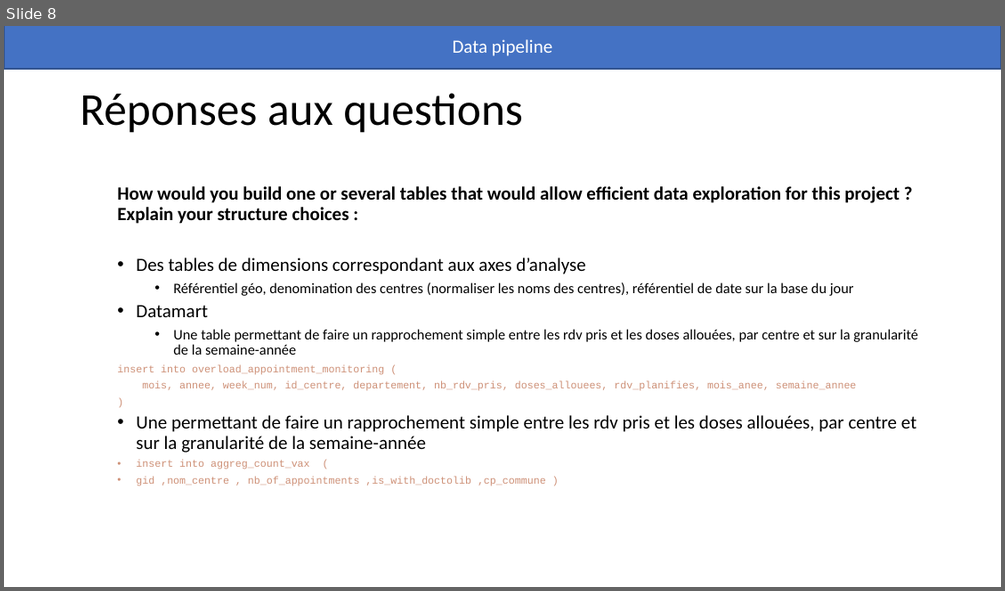
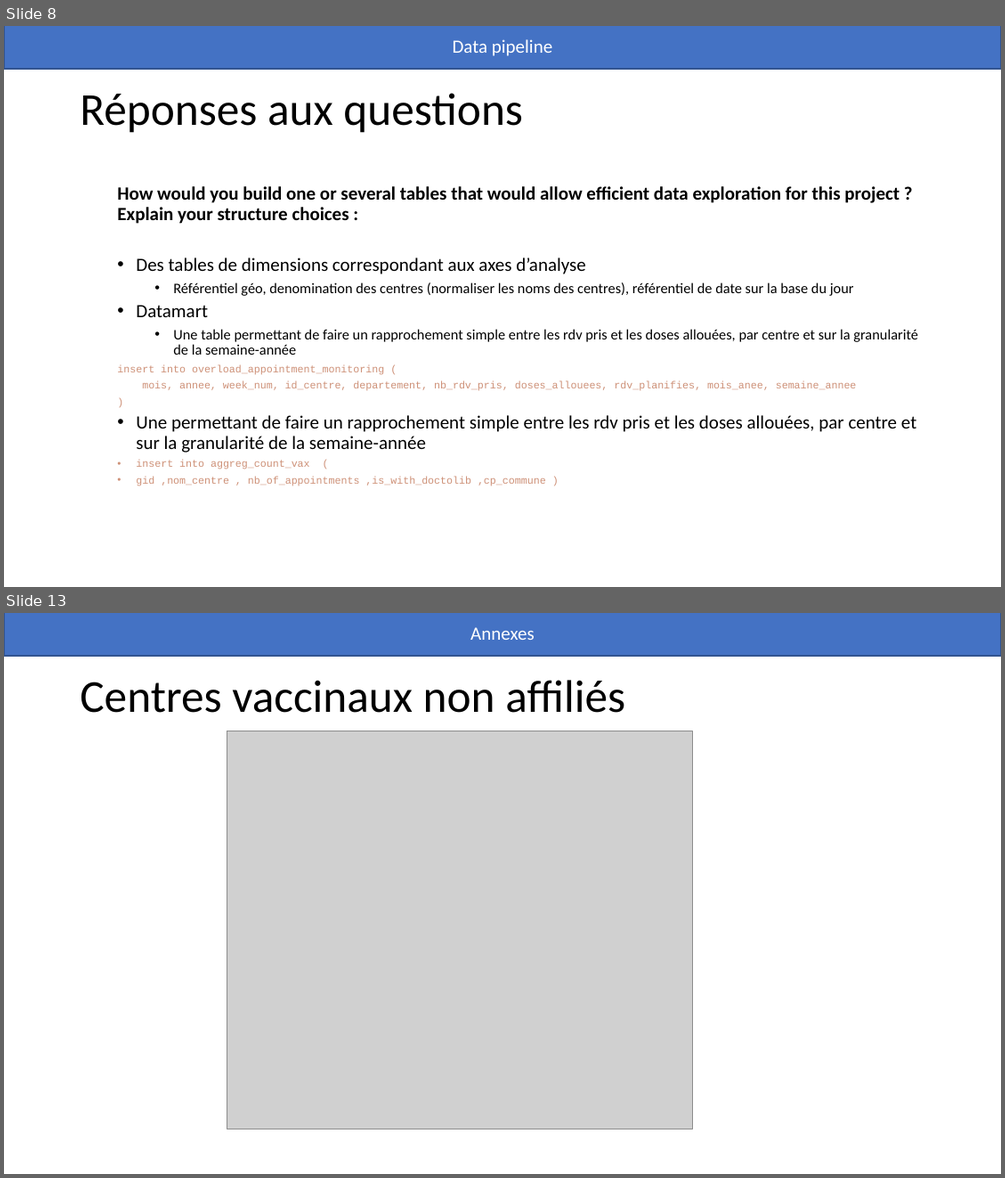
Before and after one commit to antoinersw/data-pipeline, a slide deck: présentation.pptx. Shown one above the other, each under a label of ours: slide 8 before the commit, slides 8 and 13 after it; the slides between them are not shown. The pictures are 1005x591 and 1005x1178 pixels, drawn with LibreOffice and Linux fonts; fonts in the diff are those of the drawing; grey boxes stand for pictures. Boxes give left, top, right and bottom in pixels: in the first picture for what was removed or moved away, otherwise in the second. Text is boxed around its words. In the diff, an @@ line names an element or a change of style, - is before the commit and + after.

```diff
--- a/présentation.pptx
+++ b/présentation.pptx
@@ slide 13 added at box(4, 613, 1001, 1174), background #FFFFFF @@
@@ rectangle added at box(4, 613, 1001, 656), fill #4472C4, outline #325491 1 pt, 18 pt, text #FFFFFF @@
+Annexes
@@ title added at box(80, 680, 625, 713), 44 pt, text #000000 @@
+Centres vaccinaux non affiliés
@@ picture added at box(226, 731, 692, 1128) @@
```
Also in this commit, not shown: 6 slides changed, 7 other slides added, 2 slides removed, 2 other files.
